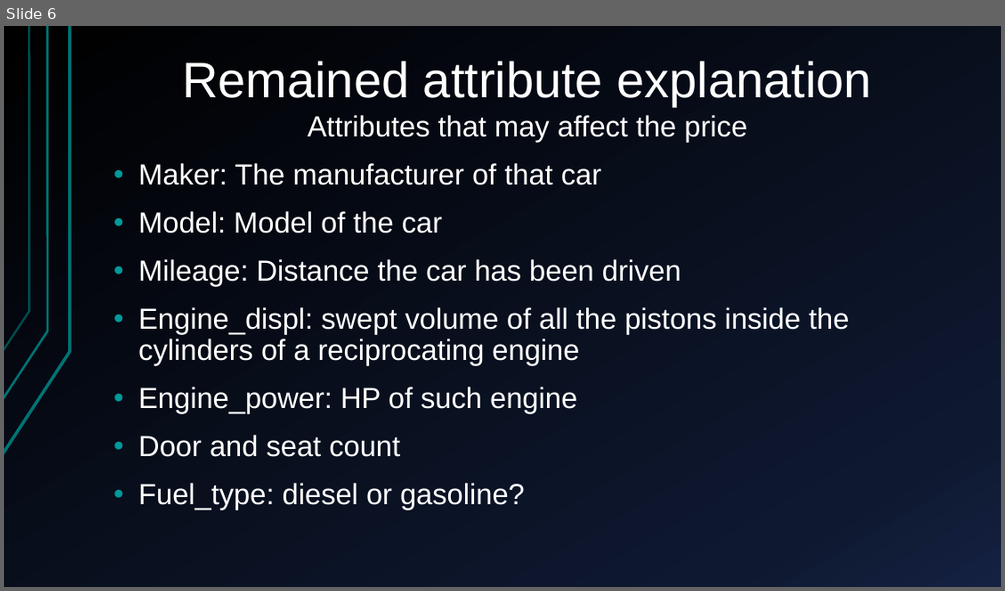
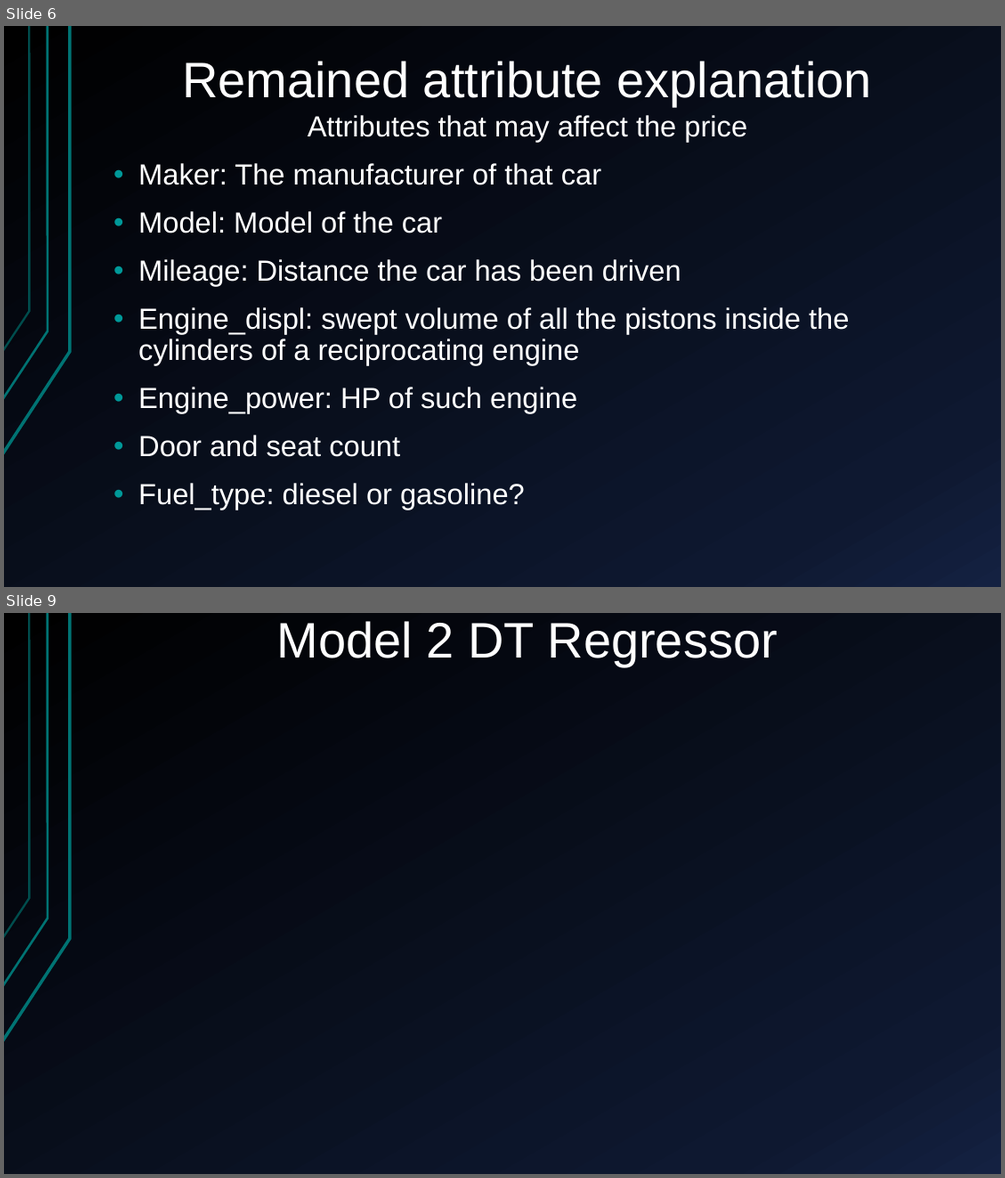
Before and after one commit to Alfons0329/Machine_Learning_Fall_2017, a slide deck: Final_proj/Presentation.pptx. Shown one above the other, each under a label of ours: slide 6 before the commit, slides 6 and 9 after it; the slides between them are not shown. The pictures are 1005x591 and 1005x1178 pixels, drawn with LibreOffice and Linux fonts; fonts in the diff are those of the drawing. Boxes give left, top, right and bottom in pixels: in the first picture for what was removed or moved away, otherwise in the second. Text is boxed around its words. In the diff, an @@ line names an element or a change of style, - is before the commit and + after.

```diff
--- a/Final_proj/Presentation.pptx
+++ b/Final_proj/Presentation.pptx
@@ slide 9 added at [4,613,1001,1174], background gradient #000000 to #0F1931 to #142242; not listed: 3 template elements that a slide beside it also shows @@
@@ title added at [277,621,777,666], 48 pt, text #FFFFFF @@
+Model 2 DT Regressor
```
Also in this commit, not shown: 2 slides changed, 3 other slides added, 9 slides removed.
